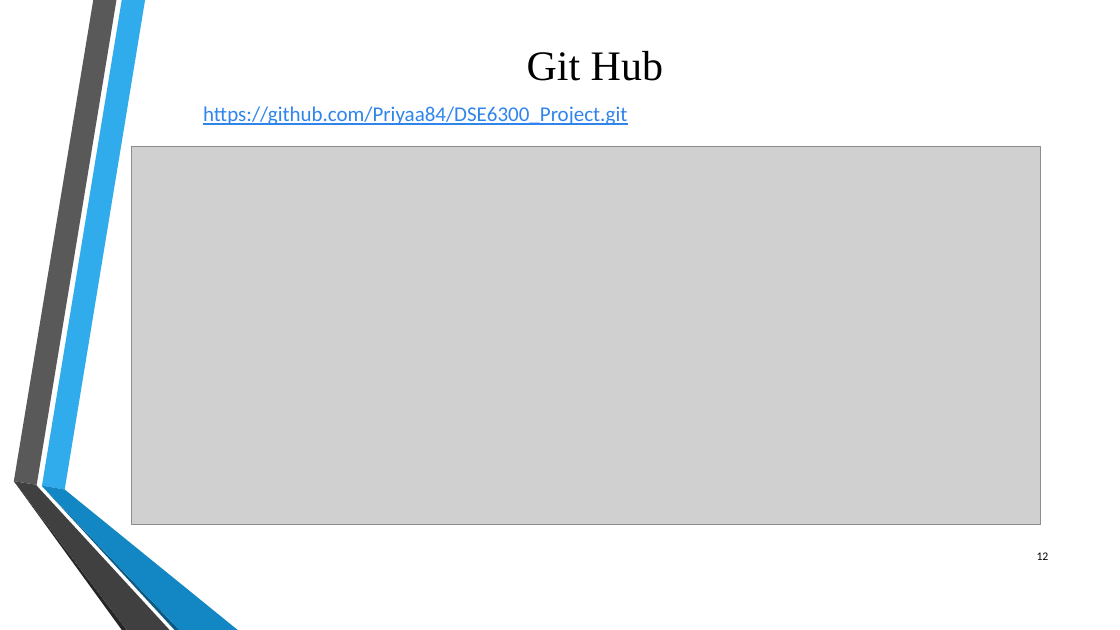
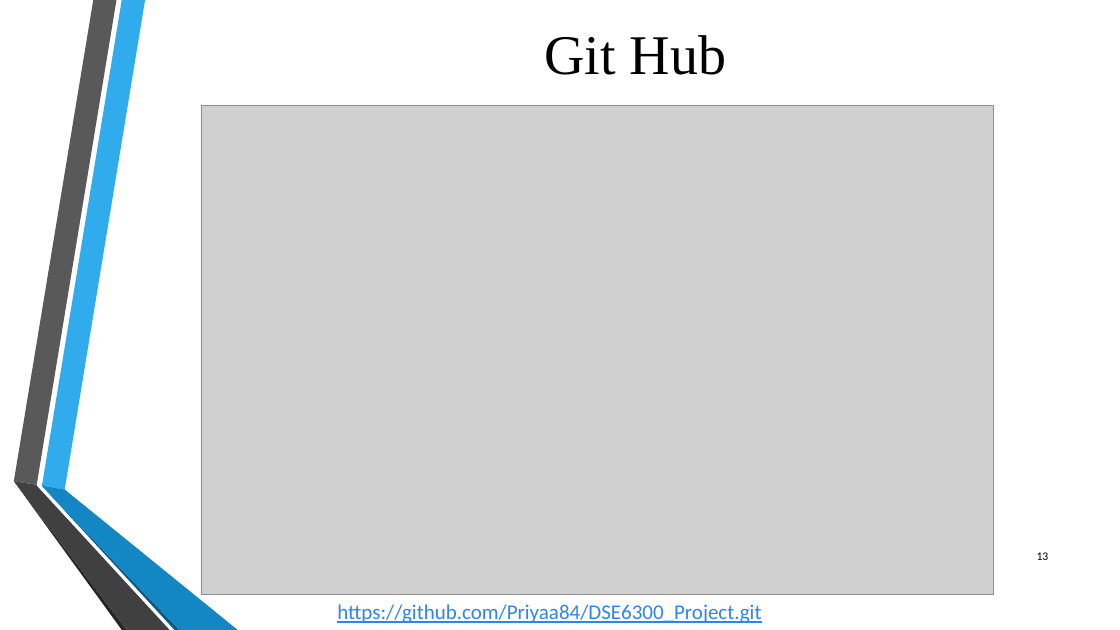
Before and after one commit to Priyaa84/DSE6300_Project, a slide deck: slide 13 of DSE 6300- Project Presentation.pptx (slide 12 before the commit). Drawn at 1120x630 pixels with LibreOffice and Linux fonts; fonts in the diff are those of the drawing; grey boxes stand for pictures; background and template pictures are left out. Boxes give left, top, right and bottom in pixels: in the first picture for what was removed or moved away, otherwise in the second. Text is boxed around its words. In the diff, an @@ line names an element or a change of style, - is before the commit and + after.

Commit message:
Formatting changes and updates

```diff
--- a/DSE 6300- Project Presentation.pptx
+++ b/DSE 6300- Project Presentation.pptx
@@ title "Git Hub": place and size @@
-title "Git Hub" at bbox=[527, 51, 663, 81]
+title "Git Hub" at bbox=[544, 35, 726, 75]
@@ title "Git Hub" at bbox=[544, 35, 726, 75]: size 36 to 48 pt @@
@@ picture: place and size @@
-picture at bbox=[132, 146, 1040, 524]
+picture at bbox=[202, 106, 994, 595]
@@ text "https://github.com/Priyaa84/DSE6300_Project.git": place and size @@
-text "https://github.com/Priyaa84/DSE6300_Project.git" at bbox=[203, 106, 627, 125]
+text "https://github.com/Priyaa84/DSE6300_Project.git" at bbox=[337, 604, 761, 623]
```
Also in this commit, not shown: 13 other slides changed, 2 slides added, 1 slide removed.
